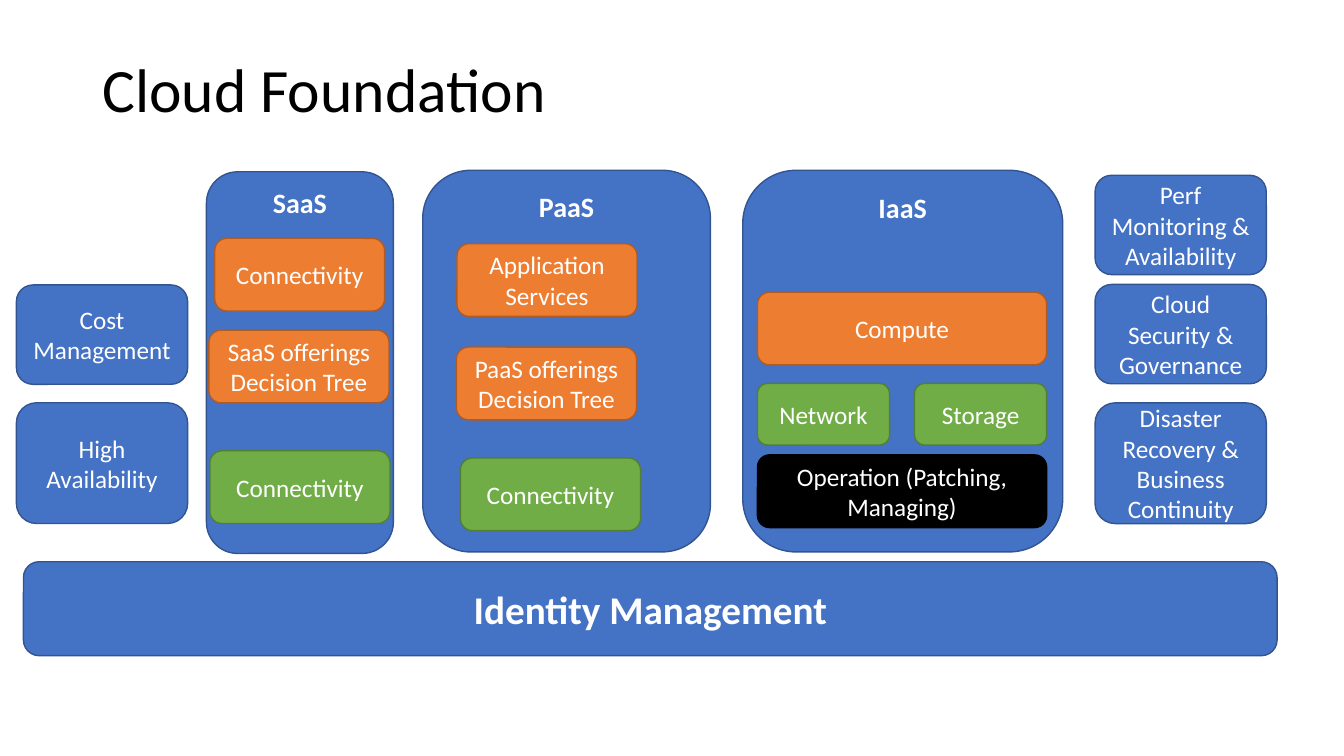
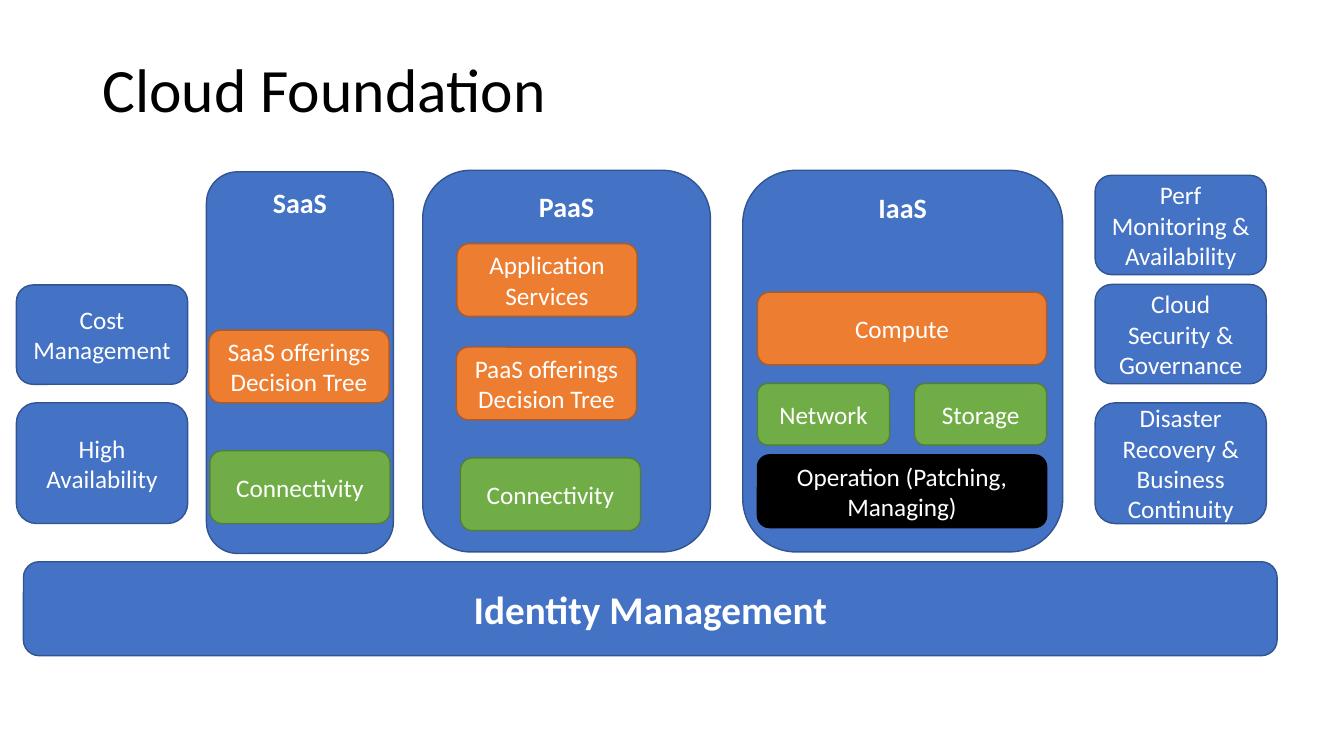
Before and after one commit to mosharafMS/Cloud-Roadmap, a slide deck: slide 4 of GC department roadmap.pptx. Drawn at 1344x756 pixels with LibreOffice and Linux fonts; fonts in the diff are those of the drawing. Boxes give left, top, right and bottom in pixels: in the first picture for what was removed or moved away, otherwise in the second. Text is boxed around its words. In the diff, an @@ line names an element or a change of style, - is before the commit and + after.

Commit message:
change

```diff
--- a/GC department roadmap.pptx
+++ b/GC department roadmap.pptx
@@ rounded rectangle removed at [215, 238, 384, 311] @@
-Connectivity
```
